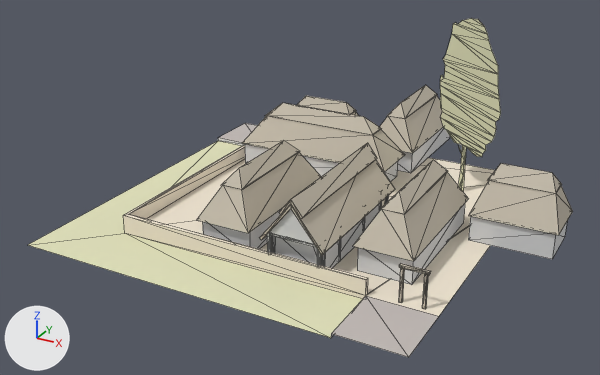
A saved change to the OBJ model assets/stl_export/r1rw.obj.
Camera for both pictures: a 50 mm lens placed at (28.8, -53.0, 28.1), pointed at (0.1, -0.8, 2.0). Every picture has the same lights, and +X, +Y and +Z are marked at lower left. The first picture is the older version. Mesh edges are drawn as thin lines. Where no turn or scale is listed for an object, it has been applied to the vertices. Vertices at exactly the same position are counted once.

The older version as bpy lines, for what is in view:
```python
mat_cortyard = principled_material('cortyard')
mat_cortyard.base_color = (0.878, 0.792, 0.651)  # pale yellow #f1e6d3
mat_cortyard.roughness = 1.0
mat_straw = principled_material('straw')
mat_straw.base_color = (0.569, 0.514, 0.42)  # light grey #c7bead
mat_straw.roughness = 1.0
me_r1rw = bpy.data.meshes.new('r1rw')
me_r1rw.from_pydata(...)  # 437 vertices, 646 faces; spans x -15.0..19.7, y -15.0..20.9, z -0.3..14.4
# faces by material slot: [4, 244, 298, 73, 27]
me_r1rw.materials.append(mat_road)  # light grey #c2bab6
me_r1rw.materials.append(mat_straw)  # light grey #c7bead
me_r1rw.materials.append(mat_default)  # light grey #dadada
me_r1rw.materials.append(mat_w)  # beige #e2e2bc
me_r1rw.materials.append(mat_cortyard)  # pale yellow #f1e6d3
ob_r1rw = bpy.data.objects.new('r1rw', me_r1rw)
ob_r1rw.location = (0.0, 0.0, 0.0)
```
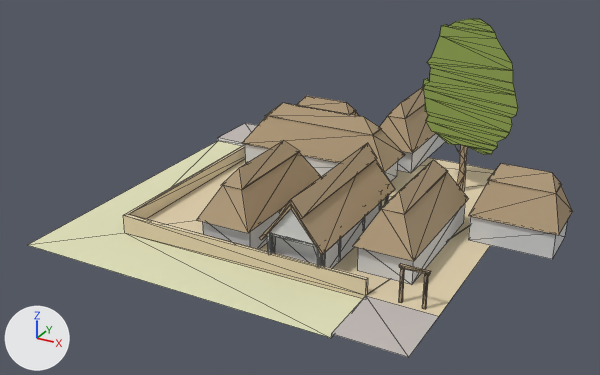
Changed parts and their boxes (x1, y1, x2, y2) in the pictures (600 x 375 px; the box of a moved part takes in the faces that stretch with it):
```json
{"object": "r1rw", "change": "recoloured, reshaped", "before": [28, 18, 573, 357], "after": [28, 19, 573, 357], "on screen": "light grey to beige"}
{"part": 1, "of": "me_r1rw", "change": "moved or reshaped", "before": [443, 18, 499, 175], "after": [427, 19, 515, 174]}
{"part": 2, "of": "me_r1rw", "change": "recoloured", "before": [458, 171, 464, 191], "after": [458, 171, 464, 191]}
{"part": 3, "of": "me_r1rw", "change": "recoloured", "before": [440, 71, 501, 157], "after": [423, 74, 518, 154]}
```

Edits to the scene script, one JSON object a line:
```json
{"op": "set", "path": "mat_straw.base_color", "old": "(0.569, 0.514, 0.42)", "new": "(0.447, 0.333, 0.204)", "note": "light grey #c7bead -> beige #b29c7d"}
{"op": "set", "path": "mat_cortyard.base_color", "old": "(0.878, 0.792, 0.651)", "new": "(0.757, 0.639, 0.427)", "note": "pale yellow #f1e6d3 -> beige #e2d1af"}
{"op": "add", "block": "mat_tree", "code": ["mat_tree = principled_material('tree')", "mat_tree.base_color = (0.294, 0.4, 0.0902)  # green #94aa55", "mat_tree.roughness = 1.0"]}
{"block": "me_r1rw", "where": "me_r1rw.from_pydata(...)  # 437 vertices, 646 faces; spans x -15.0..19.7, y -15.0..20.9, z -0.3..14.4"}
{"block": "me_r1rw", "where": "# used by ob_r1rw; location = (0.0, 0.0, 0.0)"}
{"block": "me_r1rw", "change": "me_r1rw part 1"}
{"block": "me_r1rw", "change": "25 vertices are removed from x 6.6..12.8, y 6.9..12.0, z 2.7..14.4"}
{"block": "me_r1rw", "change": "37 faces are deleted"}
{"block": "me_r1rw", "change": "3 vertices in x 10.0..10.1, y 9.1..9.2, z 1.4..3.9 move by (0.0, 0.1, 0.0)"}
{"block": "me_r1rw", "change": "3 vertices in x 13.0..13.2, y 6.6..6.7, z 6.7..9.1 move by (0.8, 1.6, 0.0)"}
{"block": "me_r1rw", "change": "31 vertices move from x 6.4..13.3, y 6.5..12.1, z 0.0..9.4 to x 5.6..14.1, y 8.2..10.4, z 0.0..9.4"}
{"block": "me_r1rw", "change": "25 vertices are added at x 5.8..13.5, y 8.4..10.4, z 2.7..14.4"}
{"block": "me_r1rw", "change": "12 new faces join them, mat_straw (beige #b29c7d)"}
{"block": "me_r1rw", "change": "25 new faces join them, mat_tree (green #94aa55)"}
{"block": "me_r1rw", "change": "me_r1rw part 2: 8 faces spanning x 9.4..10.2, y 9.2..9.4, z 0.0..3.9 switch from mat_w (beige #e2e2bc) to mat_straw (beige #b29c7d)"}
{"block": "me_r1rw", "change": "me_r1rw part 3: 25 faces spanning x 5.6..14.1, y 8.2..10.4, z 3.7..9.4 switch from mat_w (beige #e2e2bc) to mat_tree (green #94aa55)"}
```
